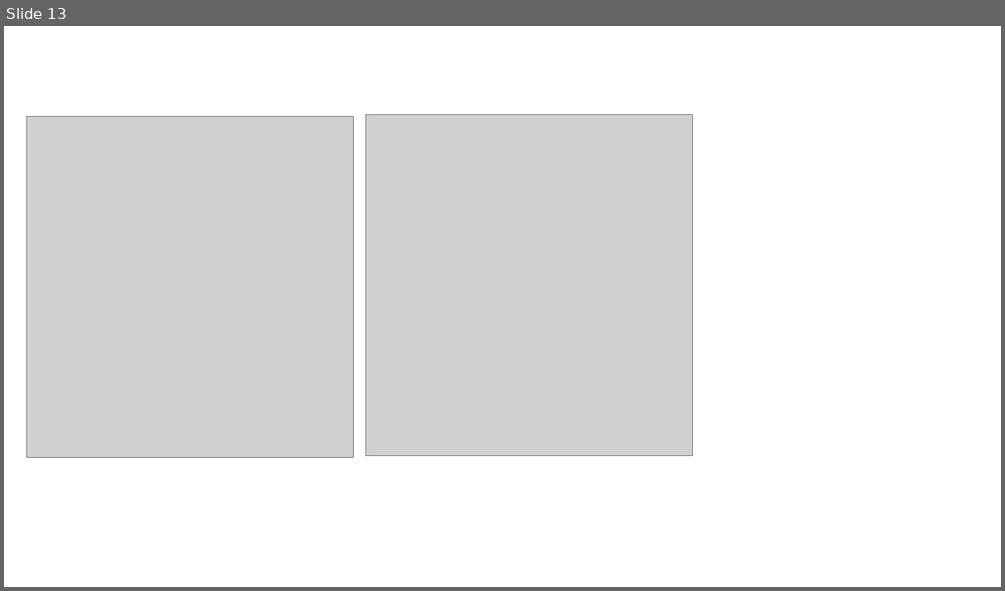
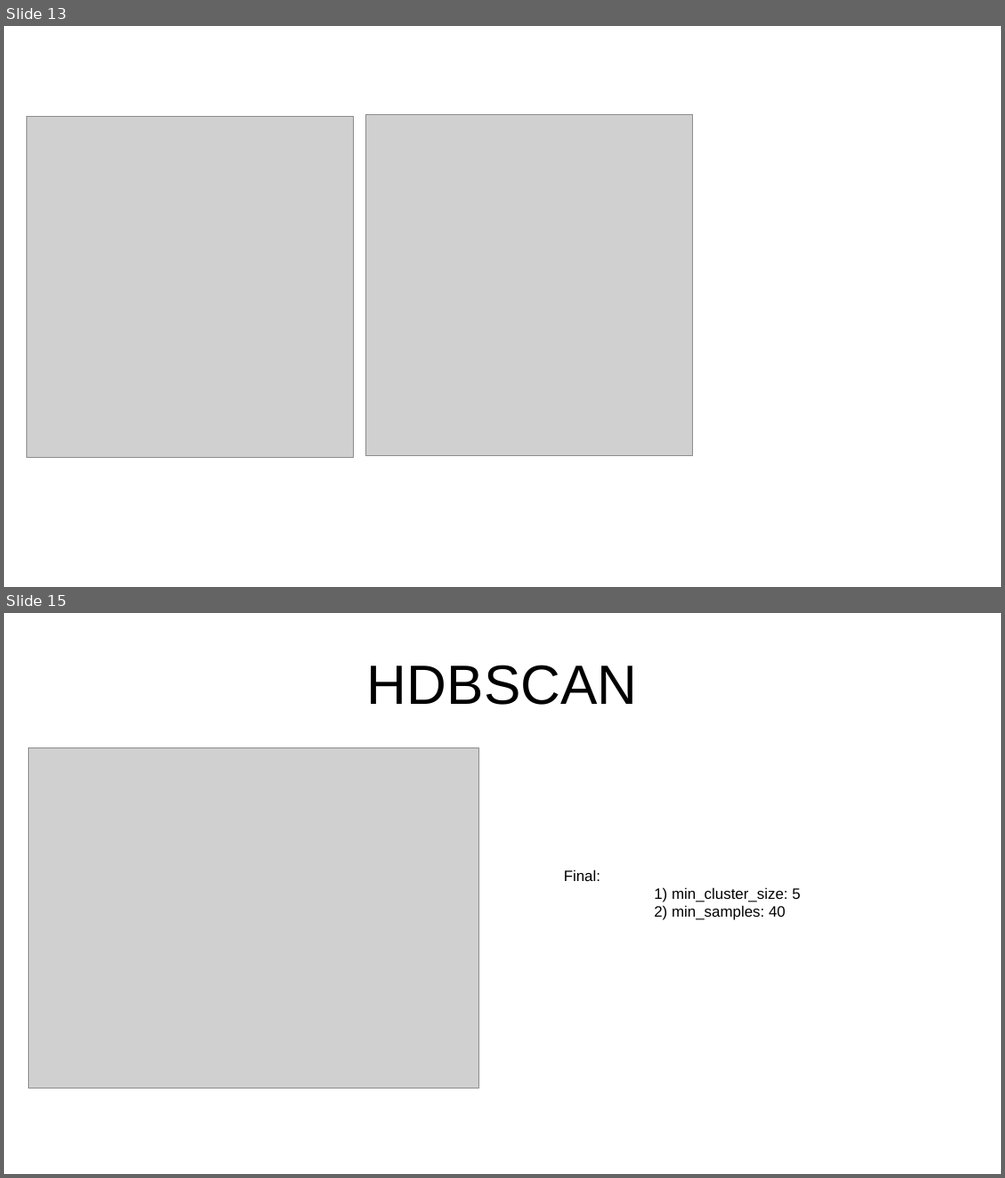
Before and after one commit to anabenitoterreros/TEPaat, a slide deck: reports/results_summary.pptx. Shown one above the other, each under a label of ours: slide 13 before the commit, slides 13 and 15 after it; the slides between them are not shown. The pictures are 1005x591 and 1005x1178 pixels, drawn with LibreOffice and Linux fonts; fonts in the diff are those of the drawing; grey boxes stand for pictures. Boxes give left, top, right and bottom in pixels: in the first picture for what was removed or moved away, otherwise in the second. Text is boxed around its words. In the diff, an @@ line names an element or a change of style, - is before the commit and + after.

```diff
--- a/reports/results_summary.pptx
+++ b/reports/results_summary.pptx
@@ slide 15 added at [4, 613, 1001, 1174], background #FFFFFF @@
@@ title added at [367, 665, 637, 705], 44 pt, text #000000 @@
+HDBSCAN
@@ picture added at [28, 748, 479, 1088] @@
@@ text added at [564, 869, 800, 920], 12 pt, text #000000 @@
+Final:
+1) min_cluster_size: 5
+2) min_samples: 40
```
Also in this commit, not shown: 5 slides changed, 9 other slides added, 1 slide removed, 14 other files.
